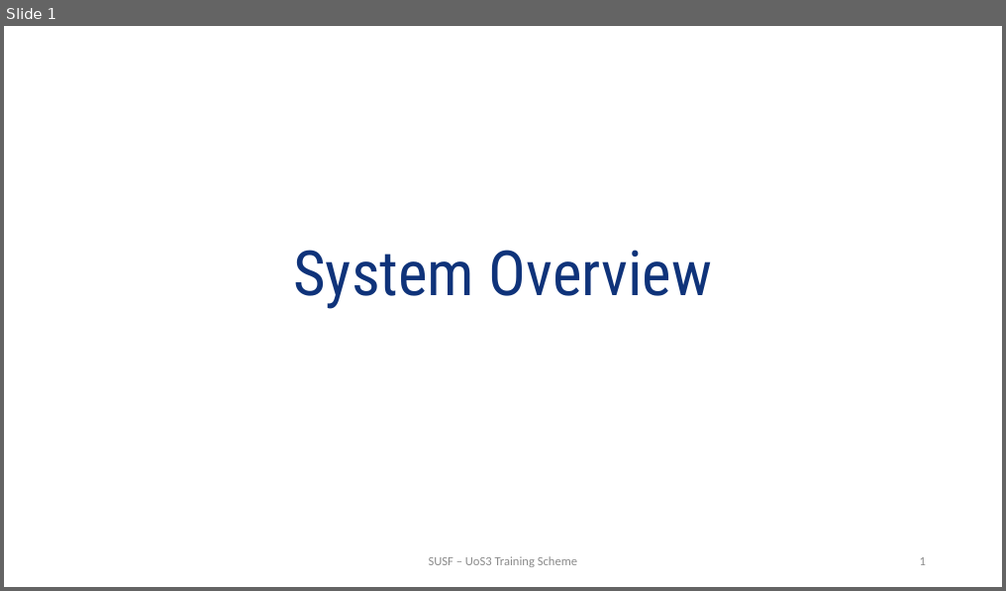
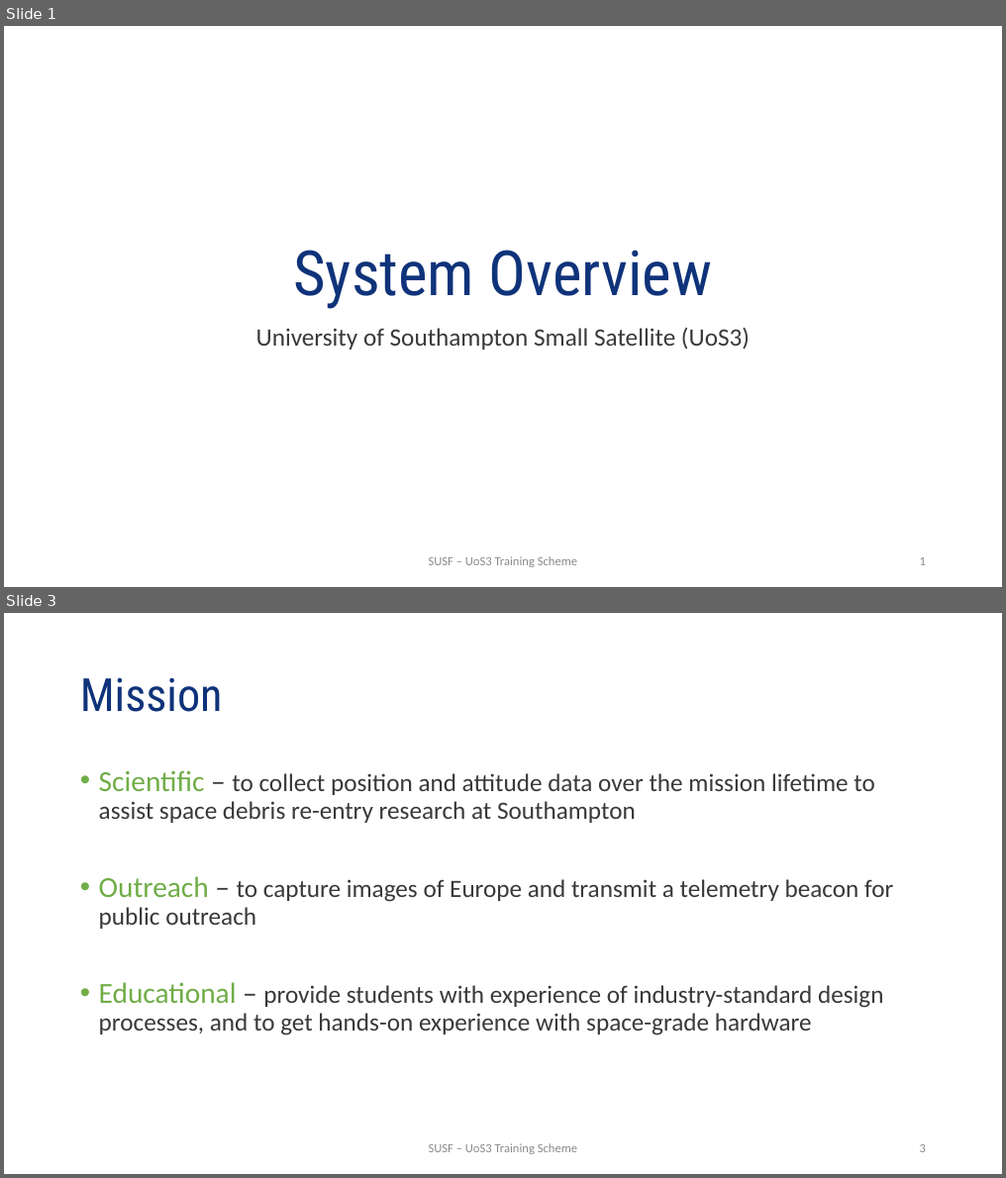
Before and after one commit to uos3/training-scheme, a slide deck: platform/UTS_SystemOverview.pptx. Shown one above the other, each under a label of ours: slide 1 before the commit, slides 1 and 3 after it; the slides between them are not shown. The pictures are 1006x591 and 1006x1178 pixels, drawn with LibreOffice and Linux fonts; fonts in the diff are those of the drawing; background and template pictures are left out. Boxes give left, top, right and bottom in pixels: in the first picture for what was removed or moved away, otherwise in the second. Text is boxed around its words. In the diff, an @@ line names an element or a change of style, - is before the commit and + after.

```diff
--- a/platform/UTS_SystemOverview.pptx
+++ b/platform/UTS_SystemOverview.pptx
@@ slide 3 added at [4, 613, 1002, 1174], background #FFFFFF @@
@@ title added at [80, 677, 223, 712], 44 pt, text #0F337A @@
+Mission
@@ text added at [99, 770, 893, 1036], 24 pt, text #3B3838 @@
+• Scientific – to collect position and attitude data over the mission lifetime to assist space debris re-entry research at Southampton
+• Outreach – to capture images of Europe and transmit a telemetry beacon for public outreach
+• Educational – provide students with experience of industry-standard design processes, and to get hands-on experience with space-grade hardware
@@ text added at [429, 1144, 577, 1155], 12 pt, text #8C8C8C @@
+SUSF – UoS3 Training Scheme
@@ page number added at [920, 1145, 926, 1153], 12 pt, text #8C8C8C @@
+3
@@ slide 1 changed as well @@
@@ subtitle added at [256, 327, 749, 350], 24 pt, text #3B3838 @@
+University of Southampton Small Satellite (UoS3)
```
Also in this commit, not shown: 5 other slides added.
